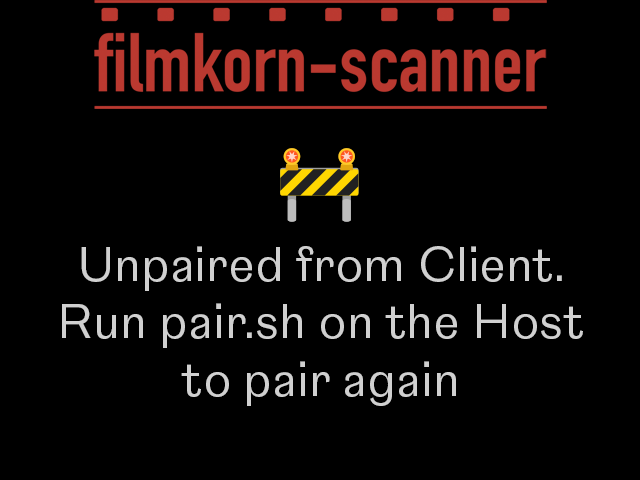
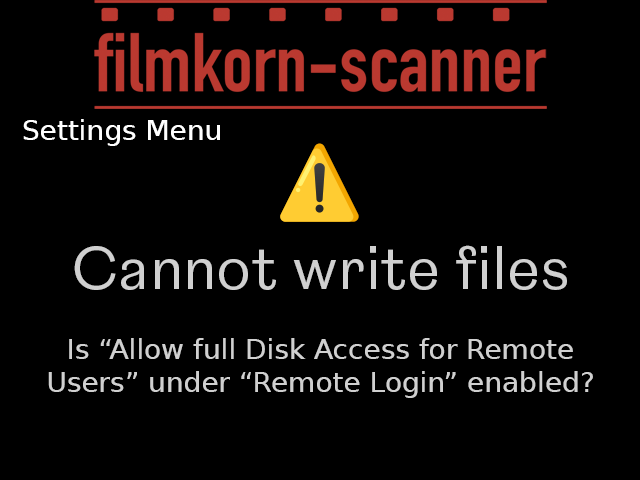
Layer changes from the first (640, 480) image to the second:
hid "🚧" over <box>280,148,359,222</box>
showed "⚠️" over <box>280,143,359,222</box>
added layer "Settings Menu" above "Cannot write files Is “Allow full Disk Access for Remote Users" over <box>23,119,220,146</box>
added layer "Cannot write files Is “Allow full Disk Access for Remote Users" (1st of 2) above "Cannot write files Is “Allow full Disk Access for Remote Users" over <box>48,245,593,398</box>
hid "Unpaired from Client. Run pair.sh on the Host to pair again" over <box>62,246,583,406</box>